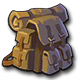
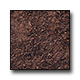
Layer changes from the first 80 x 80 image to the second:
added layer "Слой 14" above "41" over [10, 10, 70, 70]
hid "41" over [1, 3, 74, 76]
